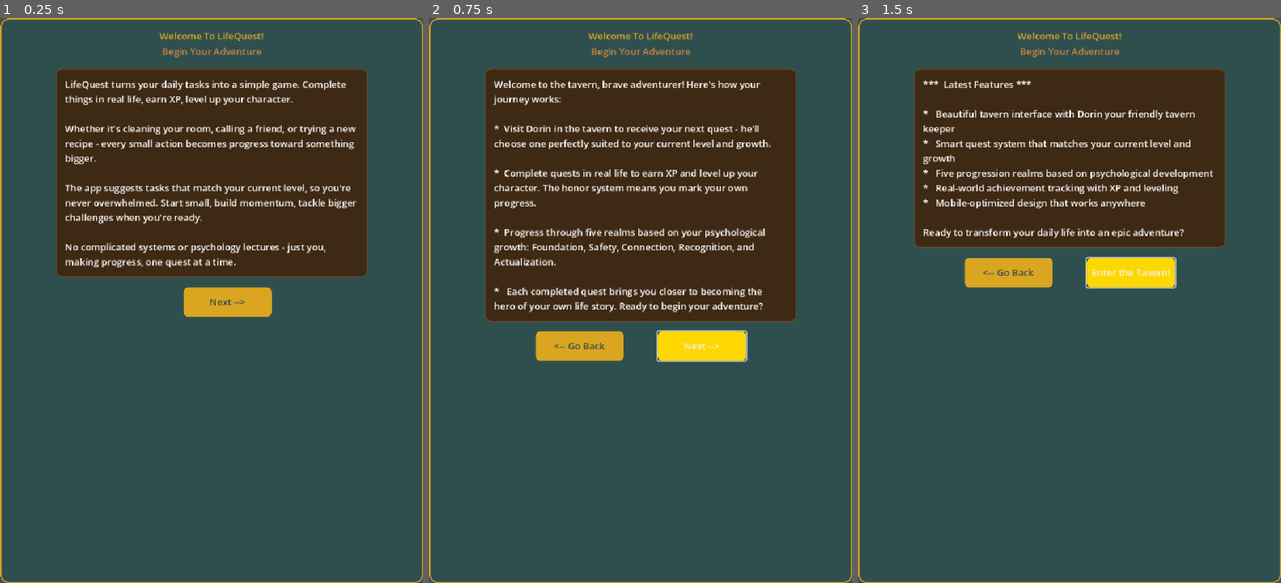
Above: before the commit, frames 1-3 (left to right).
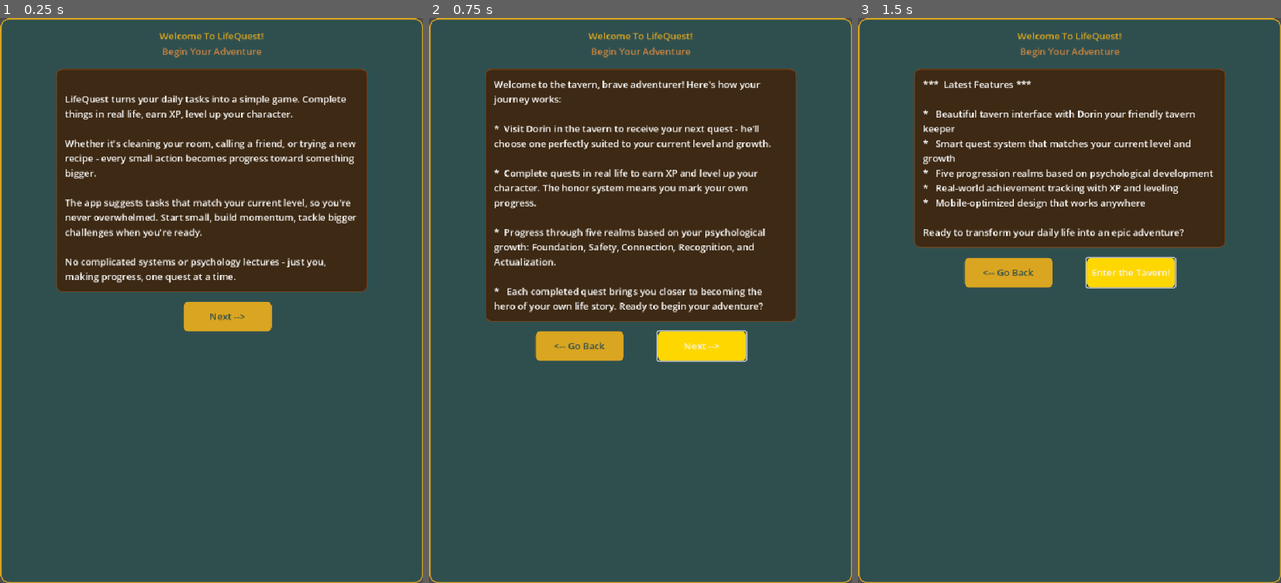
Above: after the commit, the same moments.

Repository: Wazaq/LifeQuest-Nexus
Game: Godot game, scene res://scenes/WelcomeScene.tscn
Same seed, same stepped clock (60 frames per second), same inputs: the game is played once before the commit and once after it.
Inputs:
- Up to frame 1 (0.25 s): no input
- Up to frame 2 (0.75 s): click "Next -->" at 0.5 s
- Up to frame 3 (1.5 s): click "Next -->" at 1.25 s

The runs differ from the first frame. In frame 1, 8.9% of the frame differs, in the area x 13-87%, y 11-56%; in frame 2, nothing differs; in frame 3, nothing differs.

Commit message:
Netlify - Chrome Cache Test

Diff:
--- a/godot-project/scenes/WelcomeScene.tscn
+++ b/godot-project/scenes/WelcomeScene.tscn
@@ -53,7 +53,8 @@
 [node name="GameText" type="Label" parent="MainScroll/WelcomeContainer/MainVBox/GameExplanationPanel"]
 custom_minimum_size = Vector2(500, 0)
 layout_mode = 2
-text = "LifeQuest turns your daily tasks into a simple game. Complete things in real life, earn XP, level up your character.
+text = "
+LifeQuest turns your daily tasks into a simple game. Complete things in real life, earn XP, level up your character.
 
 Whether it's cleaning your room, calling a friend, or trying a new recipe - every small action becomes progress toward something bigger.
 
Not shown, changed: godot-project/builds/web/index.pck
Not shown, changed: godot-project/builds/web/index.service.worker.js
